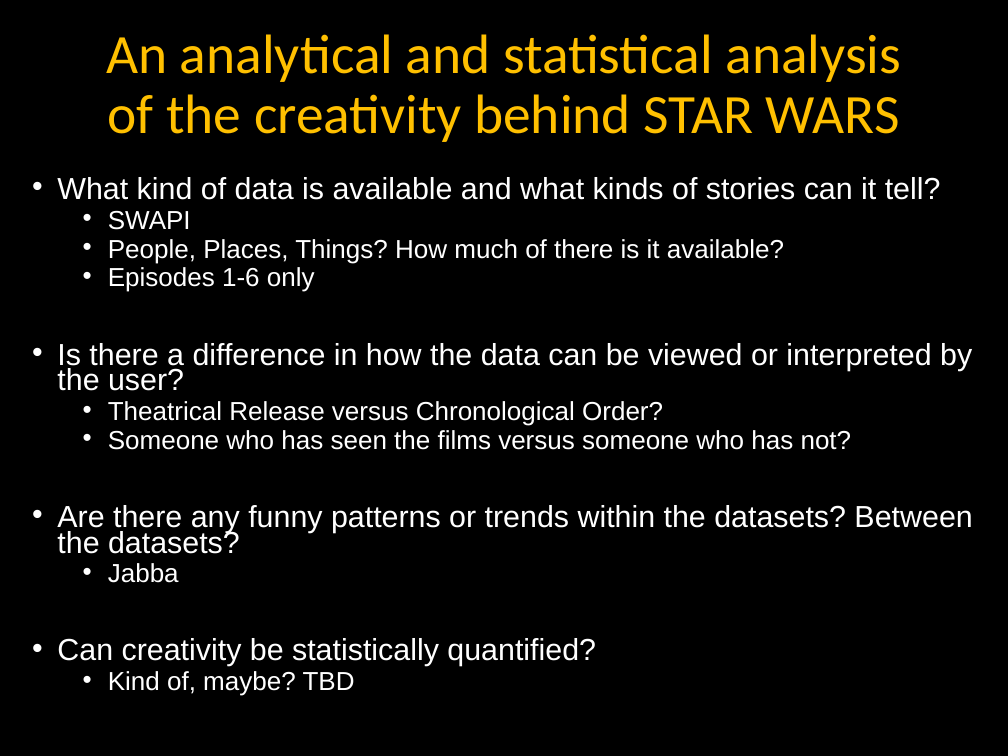
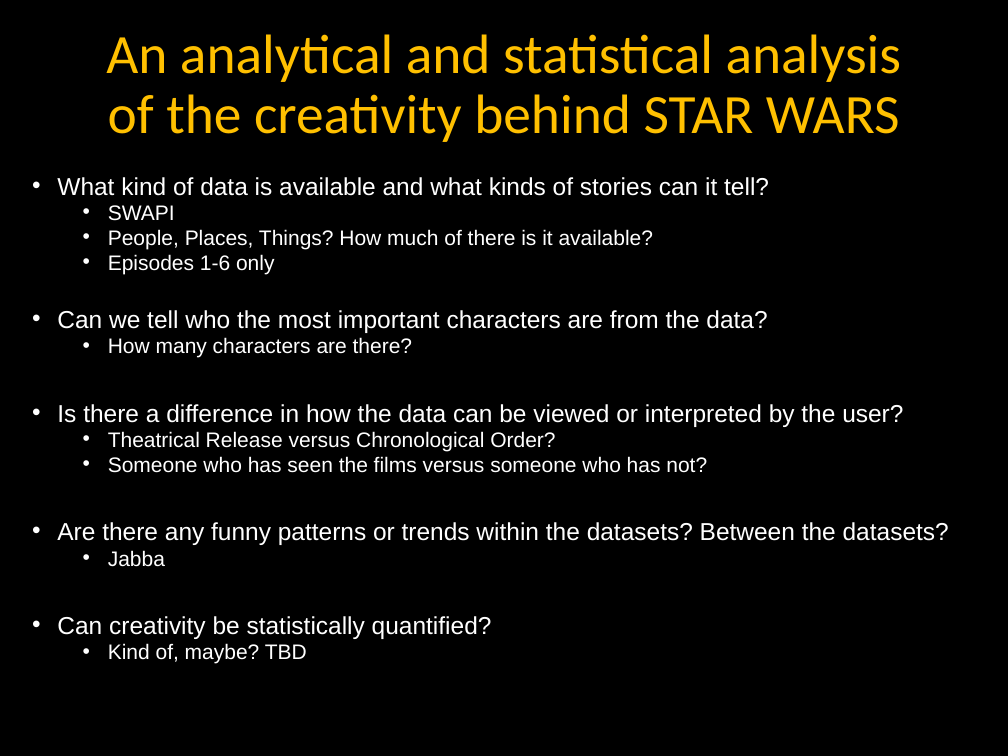
Before and after one commit to rkirsten88/Project1_RutgersBootCamp, a slide deck: slide 2 of STAR_WARS/Presentation.pptx. Drawn at 1008x756 pixels with LibreOffice and Linux fonts; fonts in the diff are those of the drawing; background and template pictures are left out. Boxes give left, top, right and bottom in pixels: in the first picture for what was removed or moved away, otherwise in the second. Text is boxed around its words. In the diff, an @@ line names an element or a change of style, - is before the commit and + after.

```diff
--- a/STAR_WARS/Presentation.pptx
+++ b/STAR_WARS/Presentation.pptx
@@ text at [57, 177, 949, 664]: size 21.7 to 17.5 pt in "What kind of data is available and ...", "Is there a difference in how the ...", "Are there any funny patterns or trends ...", "Can creativity be statistically quantified?"; size 18.6 to 15 pt in "SWAPI", "People, Places, Things? How much of there ...", "Episodes 1-6 only", "Theatrical Release versus Chronological Order?" and 3 more places @@
@@ text at [57, 310, 767, 358]: paragraphs added @@
+• Can we tell who the most important characters are from the data?
+  • How many characters are there?
```
Also in this commit, not shown: 5 other slides changed.
